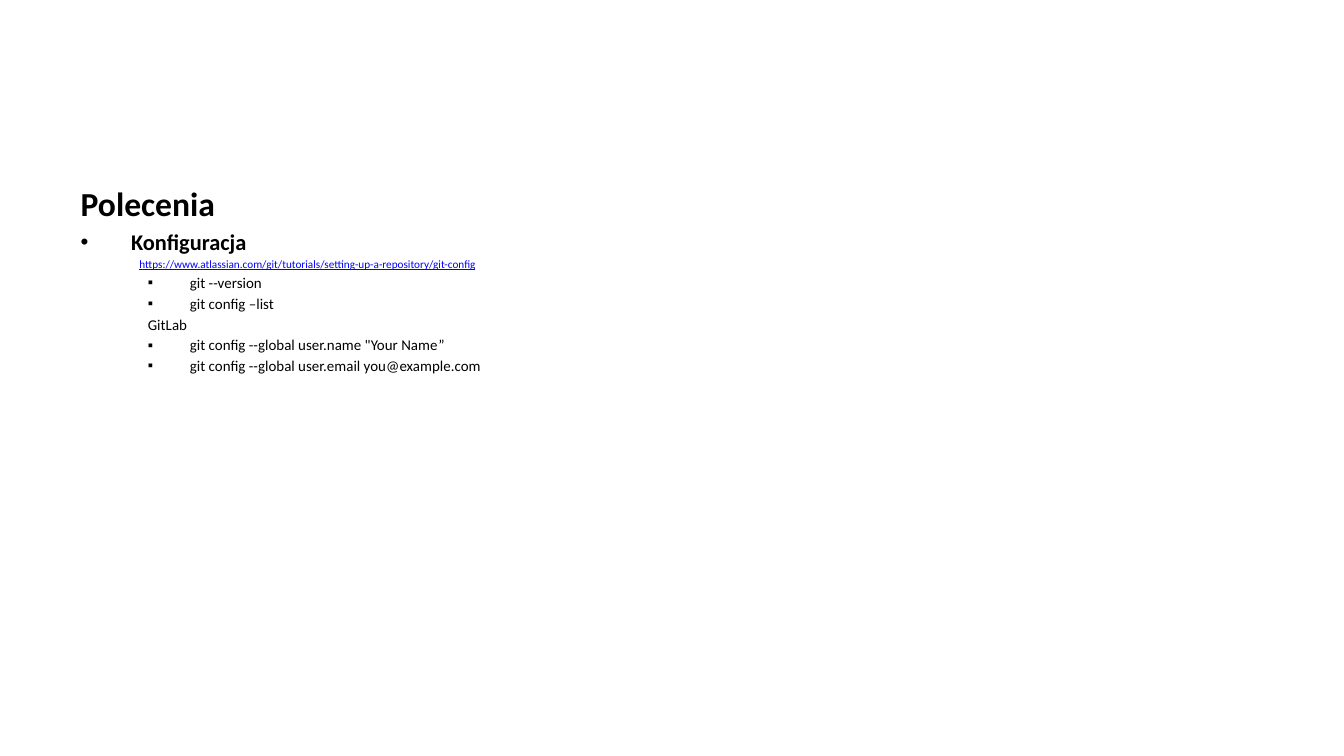
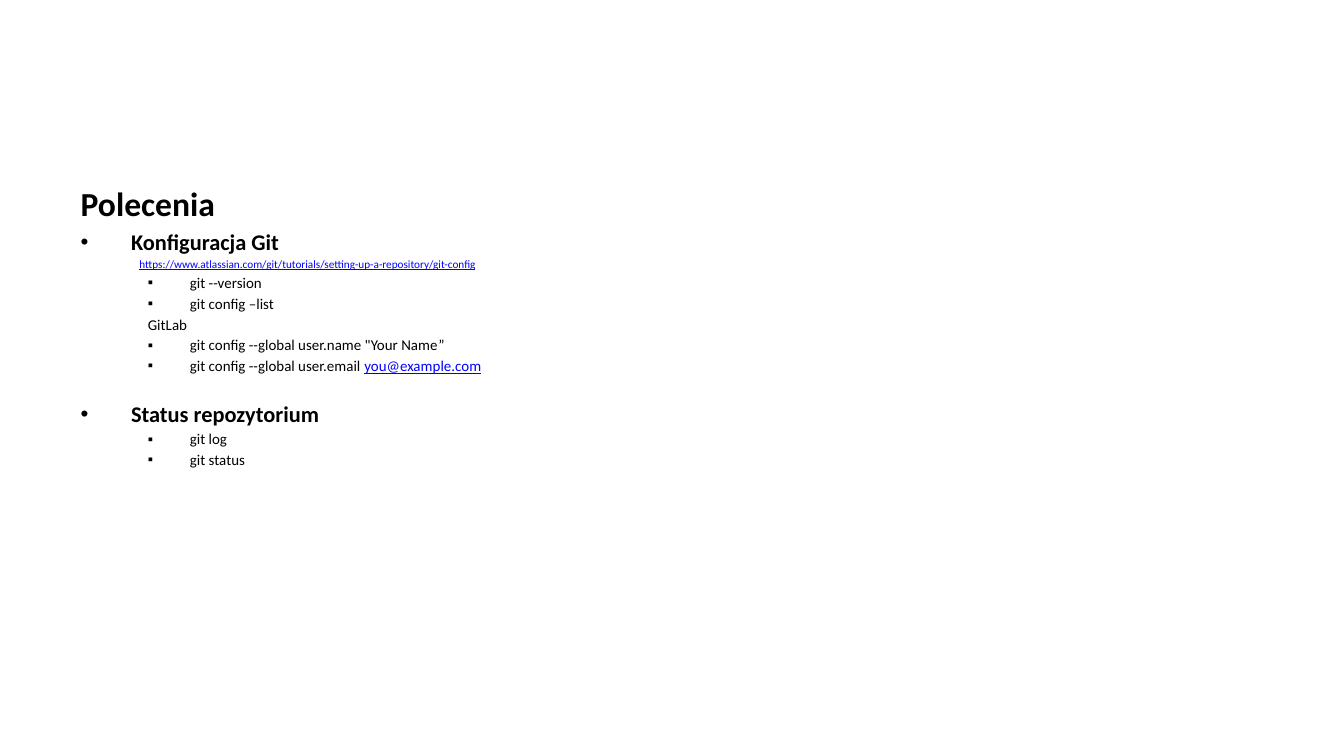
Before and after one commit to arturkwiek/gitlab-tutorial, a slide deck: slide 18 of gitLab - tutorial.pptx (slide 10 before the commit). Drawn at 1344x756 pixels with LibreOffice and Linux fonts; fonts in the diff are those of the drawing; background and template pictures are left out. Boxes give left, top, right and bottom in pixels: in the first picture for what was removed or moved away, otherwise in the second. Text is boxed around its words. In the diff, an @@ line names an element or a change of style, - is before the commit and + after.

```diff
--- a/gitLab - tutorial.pptx
+++ b/gitLab - tutorial.pptx
@@ text at (x1=131, y1=234, x2=278, y2=254): text changed @@
-• Konfiguracja
+• Konfiguracja Git
@@ text at (x1=190, y1=360, x2=481, y2=374): text colour #000000 to #0000FF, underline on in "you@example.com" @@
@@ text at (x1=131, y1=406, x2=319, y2=468): paragraphs added @@
+  • Status repozytorium
+  ▪ git log
+  ▪ git status
```
Also in this commit, not shown: 11 slides added.
